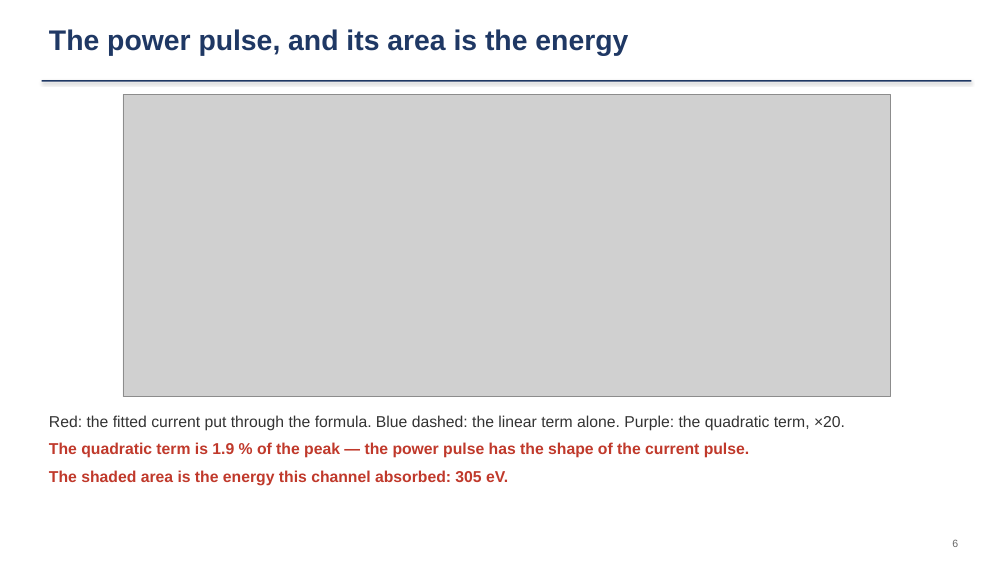
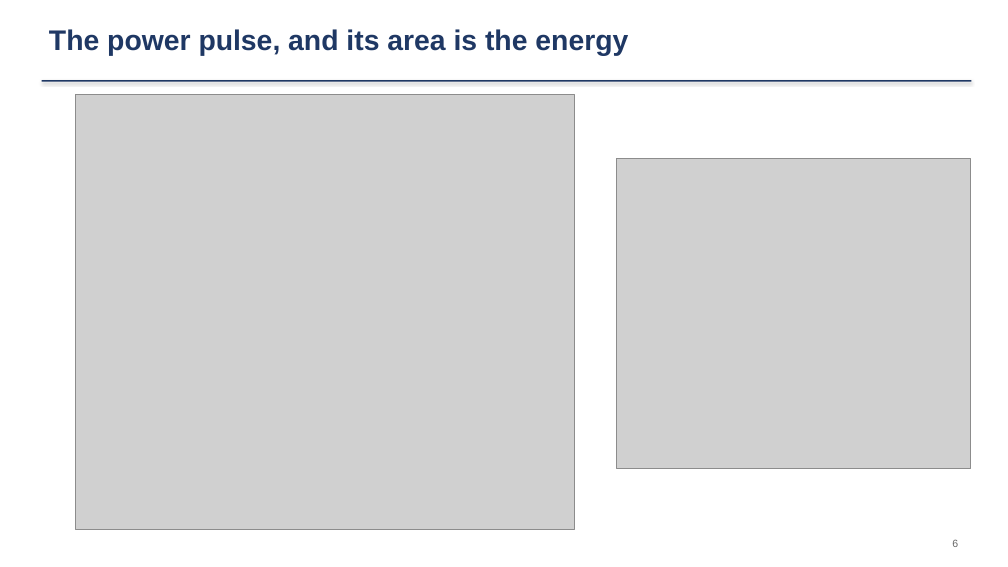
Before and after one commit to ZhihengLi0/urop, a slide deck: slide 6 of snolab/collection_efficiency/presentation/SNOLAB_R4_collection_efficiency_20260910.pptx. Drawn at 1008x567 pixels with LibreOffice and Linux fonts; fonts in the diff are those of the drawing; grey boxes stand for pictures. Boxes give left, top, right and bottom in pixels: in the first picture for what was removed or moved away, otherwise in the second. Text is boxed around its words. In the diff, an @@ line names an element or a change of style, - is before the commit and + after.

```diff
--- a/snolab/collection_efficiency/presentation/SNOLAB_R4_collection_efficiency_20260910.pptx
+++ b/snolab/collection_efficiency/presentation/SNOLAB_R4_collection_efficiency_20260910.pptx
@@ picture: place and size @@
-picture at [123,95,891,397]
+picture at [76,95,575,529]
@@ picture added at [617,159,972,469] @@
@@ text removed at [49,415,845,486] @@
-Red: the fitted current put through the formula. Blue dashed: the linear term alone. Purple: the quadratic term, ×20.
-The quadratic term is 1.9 % of the peak — the power pulse has the shape of the current pulse.
-The shaded area is the energy this channel absorbed: 305 eV.
```
Also in this commit, not shown: 18 other files.
